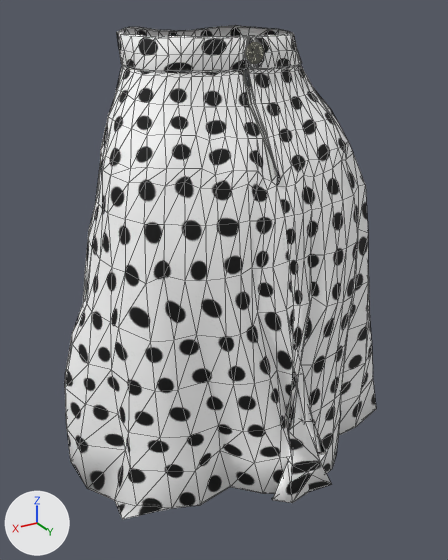
An edit to the glTF model packages/3d-avatar-maker/assets/models/packs/3d-avatar-maker-wardrobe-clothes/outfit-punkduck_retro_polka_dot_skirt.glb, drawn before and after from the same camera.
Rendered twice from a 50 mm lens placed at (0.454, 0.769, 1.115), pointed at (0.014, 0.034, 0.748). The lights are fixed; the arrows at lower left show +X, +Y and +Z. The older version comes first. Mesh edges are drawn as thin lines. Vertices at exactly the same position are counted once.

The first picture shows 'female'.
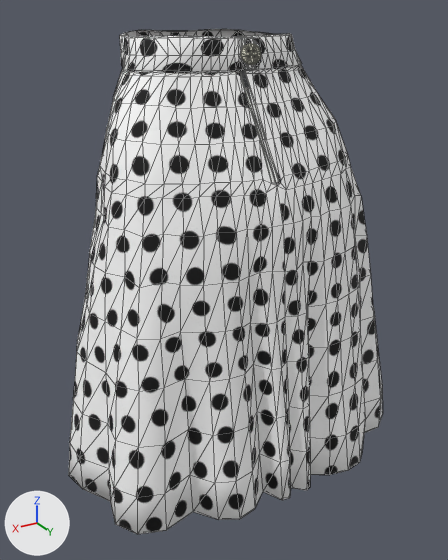
Where the change shows, as pixel boxes (x1, y1, x2, y2) in the pictures (448 x 560 px; the box of a moved part takes in the faces that stretch with it):
```json
{"object": "female", "change": "reshaped", "before": [65, 25, 376, 519], "after": [69, 29, 383, 534]}
{"part": 1, "of": "me_female_032", "change": "moved or reshaped", "before": [245, 74, 251, 86], "after": [242, 75, 248, 87]}
{"part": 2, "of": "me_female_032", "change": "moved or reshaped", "before": [245, 42, 264, 64], "after": [241, 43, 261, 65]}
{"part": 3, "of": "me_female_032", "change": "moved or reshaped", "before": [65, 25, 376, 519], "after": [69, 29, 383, 534]}
```

Edits to the scene script, one JSON object a line:
```json
{"block": "me_female_032", "where": "# used by ob_female; location = (0.0, 0.0, 0.0)"}
{"op": "remove", "block": "me_female_032", "code": "me_female_032.from_pydata(...)  # 972 vertices, 1848 faces; spans x -0.255..0.265, y -0.19..0.249, z 0.456..1.098"}
{"op": "add", "block": "me_female_032", "code": "me_female_032.from_pydata(...)  # 972 vertices, 1848 faces; spans x -0.257..0.27, y -0.201..0.221, z 0.46..1.094"}
{"block": "me_female_032", "change": "me_female_032 part 1: the loose piece of 20 vertices spanning x -0.001..0.004, y 0.069..0.077, z 1.03..1.045 is scaled about its middle by (0.974, 1.31, 0.976), then moved by (0.0, -0.005, -0.001)"}
{"block": "me_female_032", "change": "me_female_032 part 2: the loose piece of 98 vertices spanning x -0.027..0.002, y 0.062..0.069, z 1.055..1.082 is multiplied about its middle by the matrix ((1.019, 0.028, 0.02), (-0.027, 1.018, -0.065), (-0.021, 0.065, 1.018)), then moved by (0.001, -0.006, -0.002)"}
{"block": "me_female_032", "change": "me_female_032 part 3: 816 of 972 vertices moved; they spanned x -0.255..0.265, y -0.19..0.249, z 0.456..1.098 and now span x -0.257..0.27, y -0.201..0.221, z 0.46..1.094; mean shift (0.0, -0.003, -0.005); largest move (-0.028, 0.229, 0.498) -> (-0.096, 0.217, 0.475)"}
{"block": "me_female_032", "change": "other edits to the shape of me_female_032 do not show in these pictures"}
```
